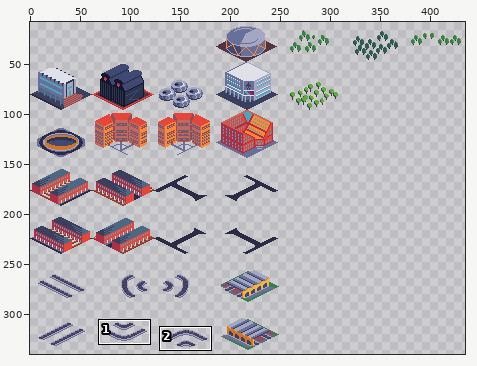
File history of a pixel-art file, Buildings.aseprite. The picture above shows the old version from afar; the outline marks the close-up.
Close-up. Before the edit:
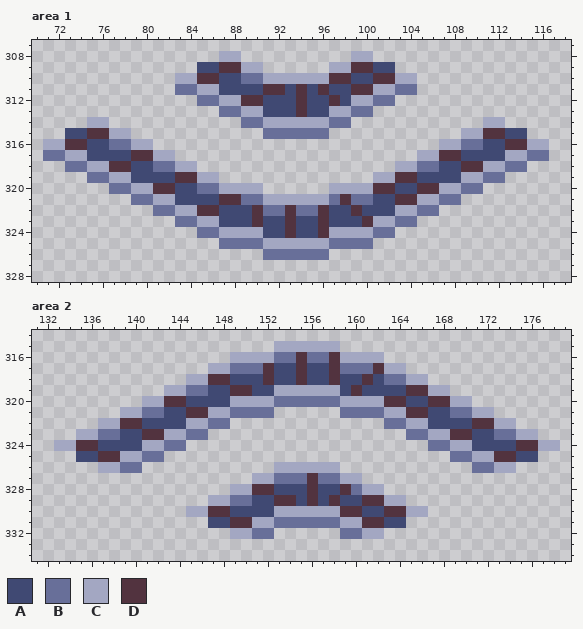
558x432 pixels, 1 frame. Shown: area 1: x 70..118, y 307..328; area 2: x 131..179, y 314..334. The wide view leaves out empty margins. The commit also changed other parts of the picture, which this record leaves out.
Visible layers, top first: "Buildings", "Layer 1".
Palette (. is transparent): A #404973  B #686f99  C #a3a7c2  D #52333f
Pixels before, area 1, first column x 71:
308 ................CC..........CC................
309 ..............AADDCC......CCDDAA..............
310 ............CCDDAABBCCCCCCDDAADDCC............
311 ............BBCCAAAADDADADAADDCCBB............
312 ..............BBCCDDAAADAADACCBB..............
313 ................BBCCAAADAACCBB................
314 ....CC............BBCCCCCCBB............CC....
315 ..AADDCC............BBBBBB............CCDDAA..
316 CCDDAABBCC..........................CCBBAADDCC
317 BBCCAAAADDCC......................CCDDAAAACCBB
318 ..BBCCDDAABBCC..................CCBBAADDCCBB..
319 ....BBCCAAAADDCC..............CCDDAAAACCBB....
320 ......BBCCDDAABBCCCC......CCCCDDAADDCCBB......
321 ........BBCCAAAADDBBCCCCCCBDBBAADDCCBB........
322 ..........BBCCDDAAADBBDBBDAADAAACCBB..........
323 ............BBCCAAADAADAADAAADCCBB............
324 ..............BBCCCCAADAADCCCCBB..............
325 ................BBBBCCCCCCBBBB................
326 ....................BBBBBB....................
Pixels before, area 2, first column x 133:
315 ....................CCCCCC....................
316 ................CCCCBBDBBDCCCC................
317 ..............CCBBBDAADAADBBBDCC..............
318 ............CCDDAAADAADAADAADABBCC............
319 ..........CCBBAADDAACCCCCCADAAAADDCC..........
320 ........CCDDAAAACCCCBBBBBBCCCCDDAADDCC........
321 ......CCBBAADDCCBBBB......BBBBCCDDAABBCC......
322 ....CCDDAAAACCBB..............BBCCAAAADDCC....
323 ..CCBBAADDCCBB..................BBCCDDAABBCC..
324 CCDDAAAACCBB......................BBCCAAAADDCC
325 ..AADDCCBB..........................BBCCDDAA..
326 ....CCBB............CCCCCC............BBCC....
327 ..................CCBBBDBBCC..................
328 ................CCDDAAADAADBCC................
329 ..............CCBBAADDADADAADDCC..............
330 ............CCDDAAAACCCCCCDDAADDCC............
331 ..............AADDCCBBBBBBCCDDAA..............
332 ................CCBB......BBCC................
Now the later version:
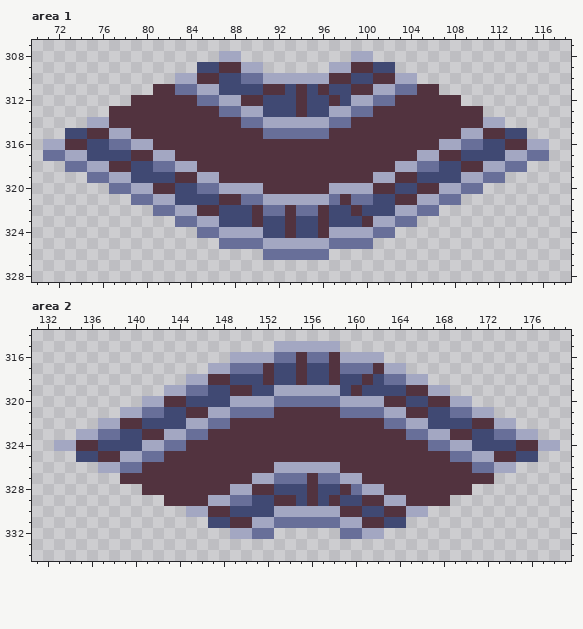
From old to new:
Area 1, layer "Buildings":
Colour D now appears in row 311 at x 81 to 82 and 105 to 106; in row 312 at x 79 to 84 and 103 to 108; in row 313 at x 77 to 86 and 101 to 110; in row 314 at x 77 to 88 and 99 to 110; in row 315 at x 79 to 90 and 97 to 108; in row 316 at x 81 to 106.
Colour D now appears in row 317 at x 83 to 104; in row 318 at x 85 to 102; in row 319 at x 87 to 100; in row 320 at x 91 to 96.
Area 2, layer "Buildings":
Colour D now appears in row 321 at x 153 to 158; in row 322 at x 149 to 162; in row 323 at x 147 to 164; in row 324 at x 145 to 166; in row 325 at x 143 to 168; in row 326 at x 141 to 152 and 159 to 170.
Colour D now appears in row 327 at x 139 to 150 and 161 to 172; in row 328 at x 141 to 148 and 163 to 170; in row 329 at x 143 to 146 and 165 to 168.
Pixel boxes of the changes (left, top, right, bottom) in both close-ups:
added: (109, 84, 483, 194)
added: (120, 407, 494, 506)
